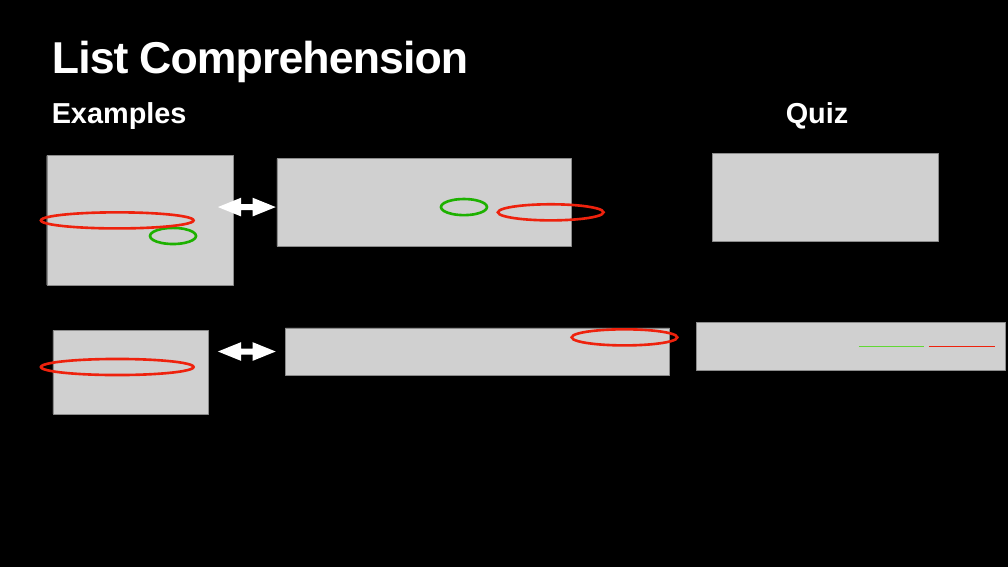
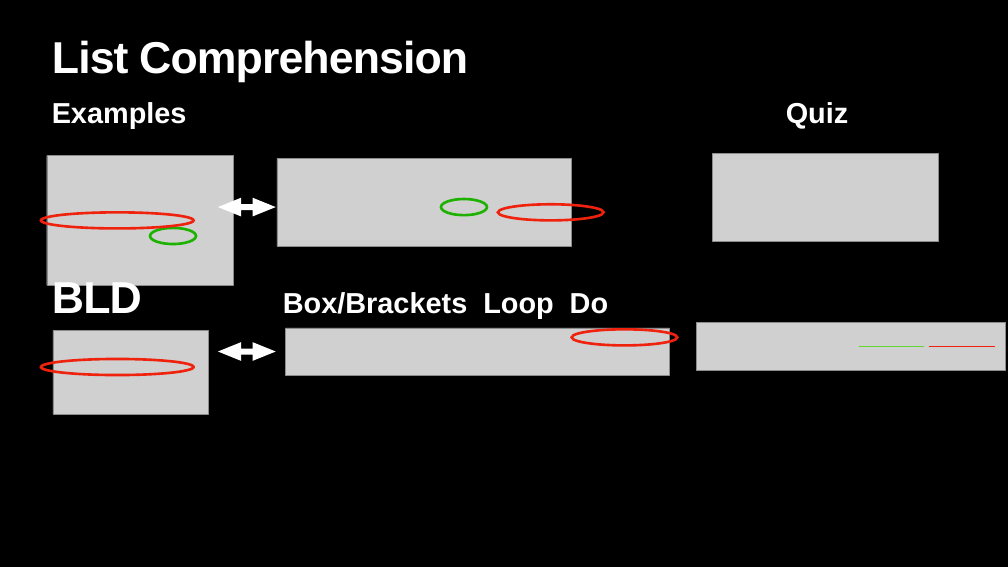
Before and after one commit to xiwu5/lightningtechtalk, a slide deck: slide 5 of Lightning Talk02.pptx. Drawn at 1008x567 pixels with LibreOffice and Linux fonts; fonts in the diff are those of the drawing; grey boxes stand for pictures. Boxes give left, top, right and bottom in pixels: in the first picture for what was removed or moved away, otherwise in the second. Text is boxed around its words. In the diff, an @@ line names an element or a change of style, - is before the commit and + after.

```diff
--- a/Lightning Talk02.pptx
+++ b/Lightning Talk02.pptx
@@ text added at [52,278,142,313], 85 pt, text #FFFFFF, bold @@
+BLD
@@ text added at [283,292,608,318], 55 pt, text #FFFFFF, bold @@
+Box/Brackets Loop Do
```
Also in this commit, not shown: 5 other slides changed, 2 slides added, 6 slides removed.
